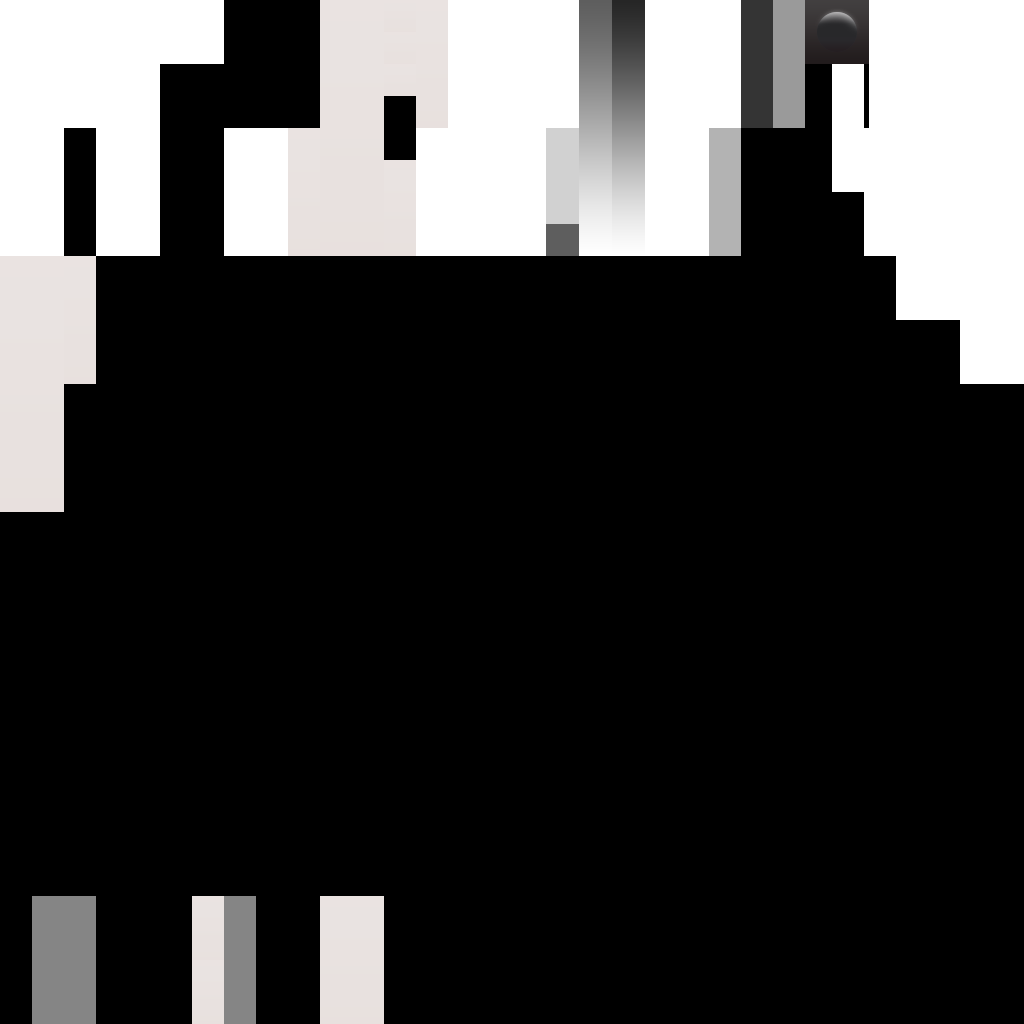
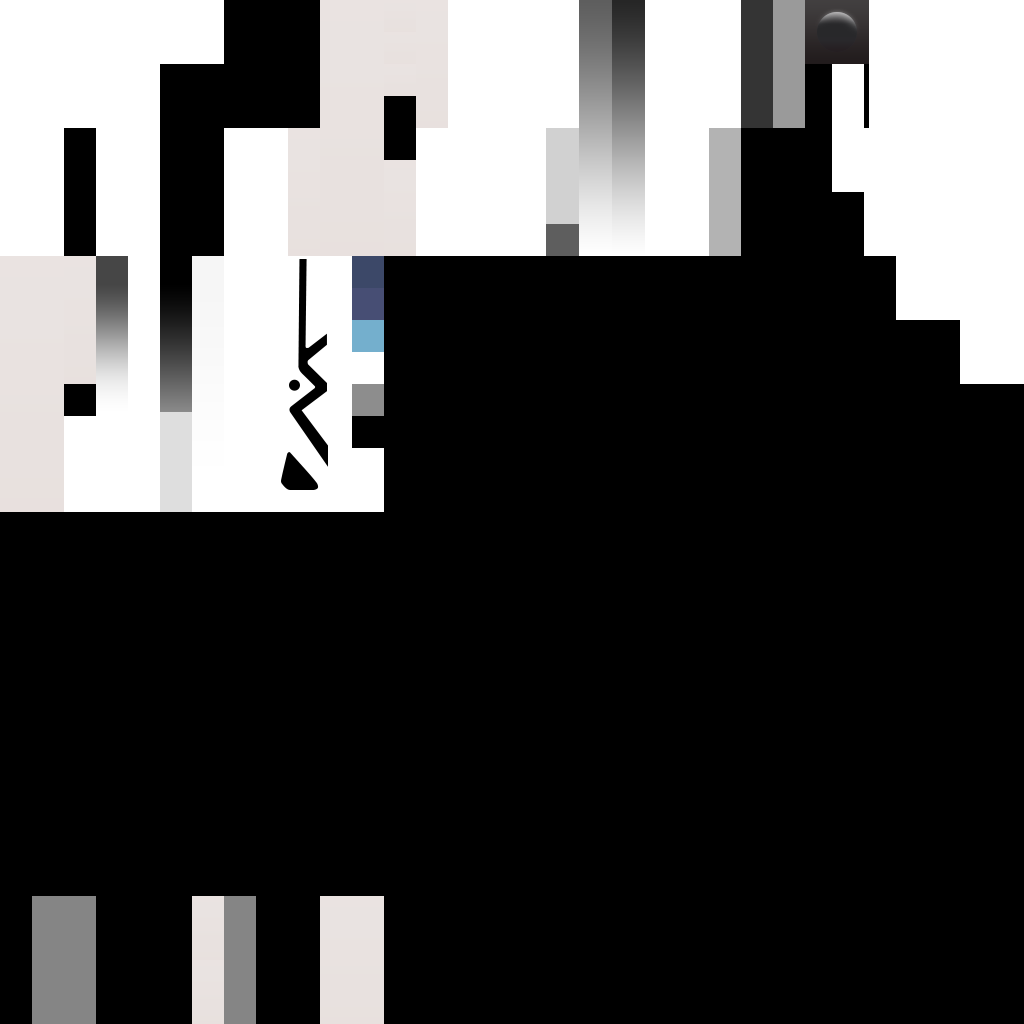
Layer changes from the first 1024×1024 image to the second:
added group "hero_115" with 25 layers in group "hero_109" over [64, 256, 384, 512]
added layer "矩形 10 拷贝 2" in group "hero_115" over [64, 416, 96, 448]
added layer "矩形 10 拷贝 11" in group "hero_115" over [352, 480, 384, 512]
added layer "矩形 10 拷贝 10" in group "hero_115" over [352, 448, 384, 480]
added layer "矩形 10 拷贝 8" in group "hero_115" over [352, 384, 384, 416]
added layer "矩形 10 拷贝 7" in group "hero_115" over [352, 352, 384, 384]
added layer "矩形 10 拷贝 6" in group "hero_115" over [352, 320, 384, 352]
added layer "矩形 10 拷贝 5" in group "hero_115" over [352, 288, 384, 320]
added layer "矩形 10 拷贝 4" in group "hero_115" over [352, 256, 384, 288]
added layer "矩形 10 拷贝 3" in group "hero_115" over [64, 480, 96, 512]
added layer "矩形 10" in group "hero_115" over [64, 448, 96, 480]
added layer "矩形 9 拷贝 4" in group "hero_115" over [224, 256, 256, 512]
added group "组 8" with 3 layers in group "hero_115" over [242, 256, 384, 512]
added layer "椭圆 5" in group "组 8" over [281, 259, 328, 490]
added layer "矩形 9 拷贝 5" in group "组 8" over [256, 256, 352, 512]
added layer "矩形 9 拷贝 3" in group "hero_115" over [192, 256, 224, 512]
added layer "矩形 9 拷贝 6" in group "hero_115" over [160, 412, 192, 512]
added layer "矩形 9 拷贝 9" in group "hero_115" over [160, 289, 192, 512]
added layer "矩形 9 拷贝 2" in group "hero_115" over [160, 289, 192, 512]
added layer "矩形 9 拷贝 7" in group "hero_115" over [128, 256, 160, 512]
added layer "矩形 9 拷贝" in group "hero_115" over [128, 256, 160, 512]
added layer "矩形 9 拷贝 8" in group "hero_115" over [96, 256, 128, 512]
added layer "矩形 9" in group "hero_115" over [96, 256, 128, 512]
